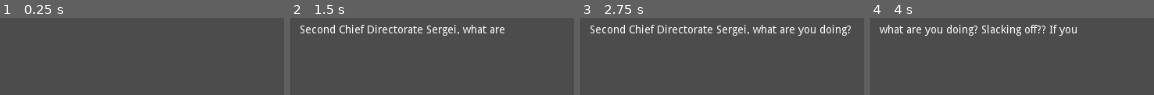
Above: before the commit, frames 1-4 (left to right).
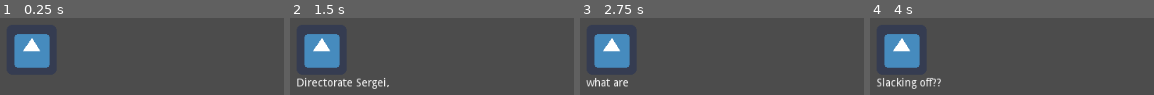
Above: after the commit, the same moments.

Repository: panorb/ludum-dare-49
Game: Godot game, scene res://ControlPanel/ControlPanel.tscn
Same seed, same stepped clock (60 frames per second), same inputs: the game is played once before the commit and once after it. The project has no main scene, so this scene is started directly. The engine's default icon, where the game draws it, is replaced by a stand-in: a white triangle on a blue panel in a dark square.
Inputs (mouse positions are in pixels of both pictures, inside the frame that each line leads up to):
- Up to frame 1 (0.25 s): no input
- Up to frame 2 (1.5 s): click (outside the picture) at 0.52 s; click (outside the picture) at 1.27 s
- Up to frame 3 (2.75 s): click (outside the picture) at 2.02 s
- Up to frame 4 (4 s): tap Enter at 2.75 s; tap Space at 3.5 s

The runs differ from the first frame. In frame 1, 5.5% of the frame differs, in the area x 4-18%, y 20-65%; in frame 2, 12%, in the area x 2-76%, y 9-93%; in frame 3, 12%; in frame 4, 11%.

Commit message:
Calculate the censored part of a text

Diff:
--- a/godot/ControlPanel/ControlPanel.tscn
+++ b/godot/ControlPanel/ControlPanel.tscn
@@ -1,9 +1,10 @@
-[gd_scene load_steps=5 format=2]
+[gd_scene load_steps=6 format=2]
 
 [ext_resource path="res://ControlPanel/control-panel.gd" type="Script" id=1]
 [ext_resource path="res://ControlPanel/subtitle-label.gd" type="Script" id=2]
 [ext_resource path="res://Recordings/json-file-parser.gd" type="Script" id=3]
 [ext_resource path="res://ControlPanel/subtitle-animation-player.gd" type="Script" id=4]
+[ext_resource path="res://icon.png" type="Texture" id=5]
 
 [node name="ControlPanel" type="Control"]
 anchor_right = 1.0
@@ -26,14 +27,24 @@
 "_edit_use_anchors_": false
 }
 
-[node name="SubtitleLabel" type="RichTextLabel" parent="MarginContainer"]
-margin_top = 380.0
+[node name="VBoxContainer" type="VBoxContainer" parent="MarginContainer"]
 margin_right = 984.0
 margin_bottom = 580.0
+
+[node name="CensorButton" type="TextureButton" parent="MarginContainer/VBoxContainer"]
+margin_right = 984.0
+margin_bottom = 64.0
+texture_normal = ExtResource( 5 )
+
+[node name="SubtitleLabel" type="RichTextLabel" parent="MarginContainer/VBoxContainer"]
+margin_top = 68.0
+margin_right = 984.0
+margin_bottom = 580.0
+size_flags_vertical = 3
 bbcode_enabled = true
 script = ExtResource( 2 )
 
-[node name="AnimationPlayer" type="AnimationPlayer" parent="MarginContainer/SubtitleLabel"]
+[node name="AnimationPlayer" type="AnimationPlayer" parent="MarginContainer/VBoxContainer/SubtitleLabel"]
 script = ExtResource( 4 )
 
 [node name="AudioStreamPlayer" type="AudioStreamPlayer" parent="."]
--- a/godot/ControlPanel/control-panel.gd
+++ b/godot/ControlPanel/control-panel.gd
@@ -1,15 +1,28 @@
 extends Control
 
-onready var subtitle_label = get_node("MarginContainer/SubtitleLabel")
+onready var subtitle_label = get_node("MarginContainer/VBoxContainer/SubtitleLabel")
 onready var json_file_parser = get_node("JsonFileParser")
 onready var audio_stream_player = get_node("AudioStreamPlayer")
+onready var censor_button = get_node("MarginContainer/VBoxContainer/CensorButton")
 
 export(String) var filename_subtitles
 export(String) var filename_recording
 
+var subtitles = null
+var censor_button_down : bool = false
+var last_index : int = -1
+var timestamp = null
+var time_pressed : float = 0.0
+
 func _ready():
+	subtitle_label.connect("text_started", self, "_on_text_started")
+	subtitle_label.connect("text_ended", self, "_on_text_ended")
+
+	censor_button.connect("button_down", self, "_on_CensorButton_down")
+	censor_button.connect("button_up", self, "_on_CensorButton_up")
+
 	var filepath_subtitles = "res://Recordings/" + filename_subtitles + ".json"
-	var subtitles = json_file_parser.parse_file(filepath_subtitles)
+	subtitles = json_file_parser.parse_file(filepath_subtitles)
 	subtitle_label.map_subtitles_to_animation(subtitles)
 
 	var filepath_recording = "res://Recordings/" + filename_recording + ".wav"
@@ -17,3 +30,38 @@
 
 	subtitle_label.start_subtitles()
 	audio_stream_player.play()
+
+func _on_CensorButton_down():
+	censor_button_down = true
+	if last_index < 0:
+		return
+	if subtitles[last_index]["status"] == "running":
+		subtitles[last_index]["last_pressed"] = OS.get_ticks_msec()
+
+func _on_CensorButton_up():
+	censor_button_down = false
+	if last_index < 0:
+		return
+	if subtitles[last_index]["status"] == "running":
+		subtitles[last_index]["time_pressed"] = subtitles[last_index]["time_pressed"] \
+												+ OS.get_ticks_msec() - subtitles[last_index]["last_pressed"]
+
+func _on_text_started(index):
+	last_index = index
+	subtitles[last_index]["status"] = "running"
+	subtitles[last_index]["time_pressed"] = 0
+
+	if censor_button_down:
+		subtitles[last_index]["last_pressed"] = OS.get_ticks_msec()
+
+func _on_text_ended(index):
+	subtitles[index]["status"] = "finished"
+
+	if censor_button_down:
+		subtitles[index]["time_pressed"] = subtitles[index]["time_pressed"] \
+												+ OS.get_ticks_msec()- subtitles[index]["last_pressed"]
+
+
+	var coverage = round(subtitles[index]["time_pressed"] \
+						/ ((subtitles[index]["end"] - subtitles[index]["start"]) * 100)) * 10
+	print(coverage)
--- a/godot/ControlPanel/subtitle-label.gd
+++ b/godot/ControlPanel/subtitle-label.gd
@@ -1,9 +1,13 @@
 extends RichTextLabel
+
+signal text_started
+signal text_ended(elapsed_time)
 
 var subtitles_dict : Array = []
 var animation_name : String = "Subtitles"
 var current_animation : Animation = null
-var method_track_index : int = 0
+var method_track_index_start : int = 0
+var method_track_index_end : int = 1
 
 onready var animation_player = get_node("AnimationPlayer")
 
@@ -17,8 +21,10 @@
 	var duration = _subtitles_duration()
 	current_animation = Animation.new()
 
-	method_track_index = current_animation.add_track(Animation.TYPE_METHOD)
-	current_animation.track_set_path(method_track_index, animation_player.get_path())
+	method_track_index_start = current_animation.add_track(Animation.TYPE_METHOD)
+	method_track_index_end = current_animation.add_track(Animation.TYPE_METHOD)
+	current_animation.track_set_path(method_track_index_start, animation_player.get_path())
+	current_animation.track_set_path(method_track_index_end, animation_player.get_path())
 
 	current_animation.length = duration
 
@@ -48,7 +54,7 @@
 	if not current_animation:
 		return
 
-	current_animation.track_insert_key(method_track_index, subtitles_dict[index]["start"],
+	current_animation.track_insert_key(method_track_index_start, subtitles_dict[index]["start"],
 									{	"method" : "emit_signal" ,
 										"args" : ["text_started", index]
 									})
@@ -57,16 +63,17 @@
 	if not current_animation:
 		return
 
-	current_animation.track_insert_key(method_track_index, subtitles_dict[index]["end"],
+	current_animation.track_insert_key(method_track_index_end, subtitles_dict[index]["end"],
 									{	"method" : "emit_signal" ,
 										"args" : ["text_ended", index]
 									})
 
 func _on_text_started(index : int):
 	_render_text(index)
+	emit_signal("text_started", index)
 
 func _on_text_ended(index : int):
-	pass
+	emit_signal("text_ended", index)
 
 func _render_text(current_index : int = -1):
 	var line = ""
@@ -81,4 +88,4 @@
 			text_element = subtitles_dict[index]["text"]
 		line = line + " " + text_element
 
-	self.bbcode_text = line
+	self.bbcode_text = subtitles_dict[current_index]["text"]
